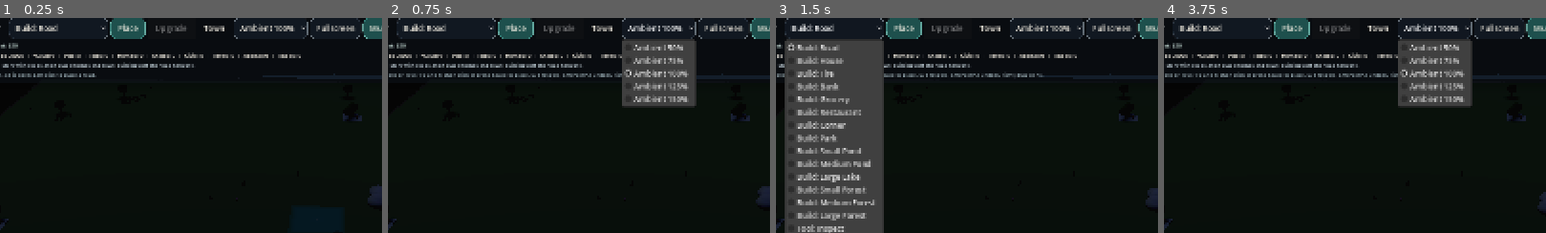
Above: before the commit, frames 1-4 (left to right).
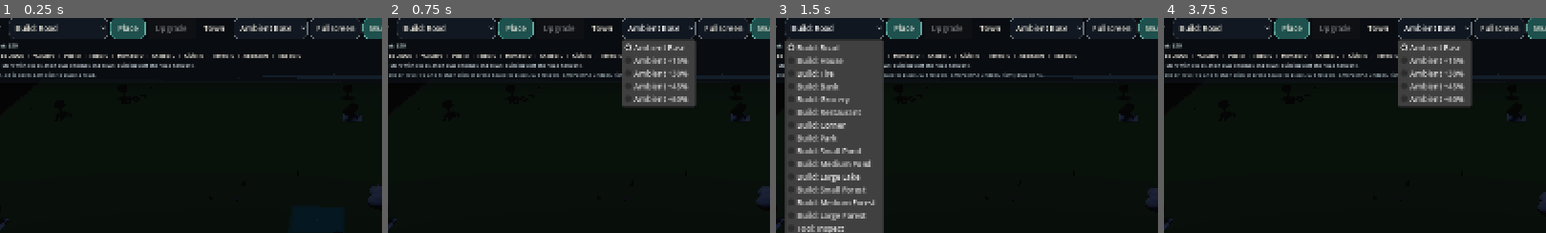
Above: after the commit, the same moments.

Repository: johnswaffles/my-backend-api
Game: Godot game, scene res://scenes/main_scene.tscn
The game is run twice, just before and just after one commit, with the same random seed, the same clock (stepped at 60 frames per second) and the same inputs.
Inputs (mouse positions are % of the whole screen's width and height, from its top left):
- Up to frame 1 (0.25 s): no input
- Up to frame 2 (0.75 s): click (43, 5) at 0.5 s, where only the run after the commit has a clickable "Ambient Base"
- Up to frame 3 (1.5 s): click "Build: Road" at 1.25 s
- Up to frame 4 (3.75 s): click "Place" at 2 s; click "Town" at 2.75 s; click (43, 5) at 3.5 s, where only the run before the commit has a clickable "Ambient 100%"
The pictures show only the part of the screen within x 8-58%, y 3-53%; the shares and areas given below are measured in that part.

The runs differ from the first frame. In frame 1, 0.1% of the frame differs, in the area x 71-78%, y 3-7%; in frame 2, 0.4%, in the area x 61-79%, y 3-40%; in frame 3, 0.1%; in frame 4, 0.4%.

Commit message:
Make ambient control brighten from current floor

Diff:
--- a/cozy-builder-godot/scripts/building_system.gd
+++ b/cozy-builder-godot/scripts/building_system.gd
@@ -109,11 +109,11 @@
 const SAVE_PATH := "user://cozy_builder_save.json"
 const MUSIC_STREAM_PATH := "res://assets/audio/Sunrise Over Tiny Blocks (2).mp3"
 const AMBIENT_LIGHT_PRESETS := [
-	{"label": "Ambient 50%", "scale": 0.5},
-	{"label": "Ambient 75%", "scale": 0.75},
-	{"label": "Ambient 100%", "scale": 1.0},
-	{"label": "Ambient 125%", "scale": 1.25},
-	{"label": "Ambient 150%", "scale": 1.5},
+	{"label": "Ambient Base", "scale": 1.0},
+	{"label": "Ambient +15%", "scale": 1.15},
+	{"label": "Ambient +30%", "scale": 1.3},
+	{"label": "Ambient +45%", "scale": 1.45},
+	{"label": "Ambient +60%", "scale": 1.6},
 ]
 const PROPERTY_FRONT_SETBACK := 1.0
 const PROPERTY_FRONT_SETBACK_BY_TOOL := {
@@ -709,7 +709,7 @@
 
 
 func _set_ambient_light_scale(scale: float) -> void:
-	_ambient_light_scale = clampf(scale, 0.5, 1.5)
+	_ambient_light_scale = clampf(scale, 1.0, 1.6)
 	_update_day_night_visuals()
 	_refresh_tool_ui()
 
@@ -3113,7 +3113,7 @@
 		env.glow_bloom = 0.005 + town_strength * 0.005
 		env.glow_intensity = 0.01 + town_strength * 0.01
 		env.adjustment_enabled = true
-		env.adjustment_brightness = 1.0
+		env.adjustment_brightness = 1.0 + maxf(0.0, _ambient_light_scale - 1.0) * 0.45
 		env.adjustment_contrast = 0.98 + night_strength * 0.015
 		env.adjustment_saturation = 1.04
 	if sun:
--- a/cozy-builder-godot/scripts/lighting_controller.gd
+++ b/cozy-builder-godot/scripts/lighting_controller.gd
@@ -23,7 +23,7 @@
 		env.glow_bloom = 0.0
 		env.glow_intensity = 0.0
 		env.adjustment_enabled = true
-		env.adjustment_brightness = 0.86
+		env.adjustment_brightness = 0.86 + maxf(0.0, ambient_light_scale - 1.0) * 0.45
 		env.adjustment_contrast = 0.95 + night_strength * 0.01
 		env.adjustment_saturation = 0.98
 	if sun:
Not shown, changed: public/godot-playtest/index.html
Not shown, changed: public/godot-playtest/index.pck
